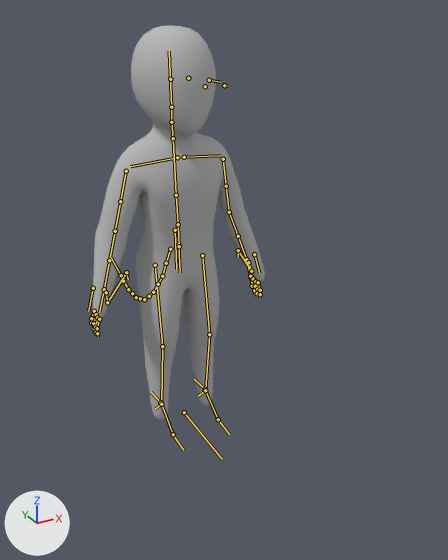
The Blender file BlenderStuff/PlayerAnim.blend: old version first, new version second.
Rendered twice from a 50 mm lens placed at (-1.078, -2.378, 1.872), pointed at (0.051, -0.325, 0.845). Lighting does not change. The marker at lower left points along +X, +Y and +Z. The bones that bend it are drawn over the model as lines.

Names of what the first picture shows: 'Human_Mesh'.
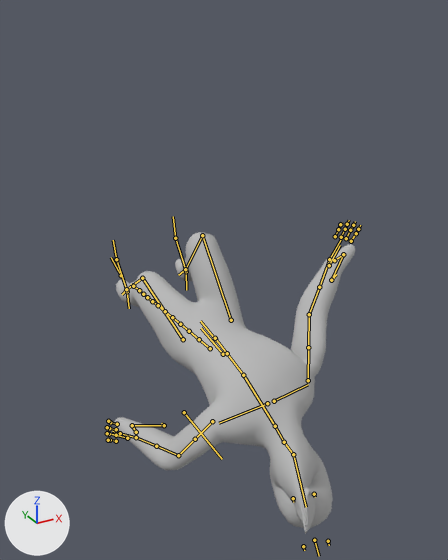
Commit message: anim stuff

The newer file adds an action. The first version stands in its rest pose; the second is drawn at frame 7 of the action 'Movement_Dash'.

What the commit changed:
Bone 'Hip_root' (bone_hip_root) moves from (0.0, 0.0, 0.0) to (0.012, 0.424, -0.422).
Bone 'Hip_root' (bone_hip_root) turns from (0, 0, 0) to (78, 1, 172) degrees about its own x, y and z.
Bone 'spine.003' (bone_spine_003) turns from (0, 0, 0) to (-14, -5, 1) degrees about its own x, y and z.
Bone 'Head' (bone_head) turns from (0, 0, 0) to (-50, 21, -21) degrees about its own x, y and z.
Bone 'Humerus.R' (bone_humerus_r) turns from (0, 0, 0) to (-72, 49, -48) degrees about its own x, y and z.
Bone 'Ulna.R' (bone_ulna_r) turns from (0, 0, 0) to (-3, 0, 0) degrees about its own x, y and z.
Bone 'Hand.R' (bone_hand_r) turns from (0, 0, 0) to (-5, -4, -15) degrees about its own x, y and z.
Bone 'Humerus.L' (bone_humerus_l) turns from (0, 0, 0) to (77, 20, 18) degrees about its own x, y and z.
Bone 'Ulna.L' (bone_ulna_l) turns from (0, 0, 0) to (-30, 0, 0) degrees about its own x, y and z.
Bone 'Foot_Control.R' (bone_foot_control_r) moves from (0.0, 0.0, 0.0) to (-0.23, 0.113, -0.602).
Bone 'Foot_Control.R' (bone_foot_control_r) turns from (0, 0, 0) to (-69, 172, 0) degrees about its own x, y and z.
Bone 'Foot_Control.L' (bone_foot_control_l) moves from (0.0, 0.0, 0.0) to (-0.241, 0.351, 0.47).
Bone 'Foot_Control.L' (bone_foot_control_l) turns from (0, 0, 0) to (69, 172, 0) degrees about its own x, y and z.

Changed parts and their boxes [x1, y1, x2, y2] in the pictures (448 x 560 px):
'Human_Mesh', posed (40% wider, 23% shorter): before [93, 26, 265, 420]; after [114, 232, 355, 534]
bone 'Hip_root', root to tip: before (175, 230) to (176, 269); after (223, 354) to (201, 328)
bone 'spine.003', root to tip: before (176, 195) to (173, 138); after (243, 375) to (275, 426)
bone 'Head', root to tip: before (171, 107) to (169, 51); after (293, 454) to (306, 507)
bone 'Humerus.R', root to tip: before (126, 171) to (120, 201); after (308, 380) to (308, 347)
bone 'Ulna.R', root to tip: before (115, 231) to (109, 260); after (309, 314) to (319, 287)
bone 'Hand.R', root to tip: before (104, 289) to (99, 312); after (329, 259) to (341, 239)
bone 'Humerus.L', root to tip: before (223, 159) to (226, 186); after (212, 421) to (195, 439)
bone 'Ulna.L', root to tip: before (229, 212) to (238, 236); after (178, 455) to (156, 446)
bone 'Foot_Control.R', root to tip: before (160, 402) to (151, 392); after (186, 271) to (186, 290)
bone 'Foot_Control.L', root to tip: before (205, 389) to (194, 379); after (127, 291) to (129, 308)
